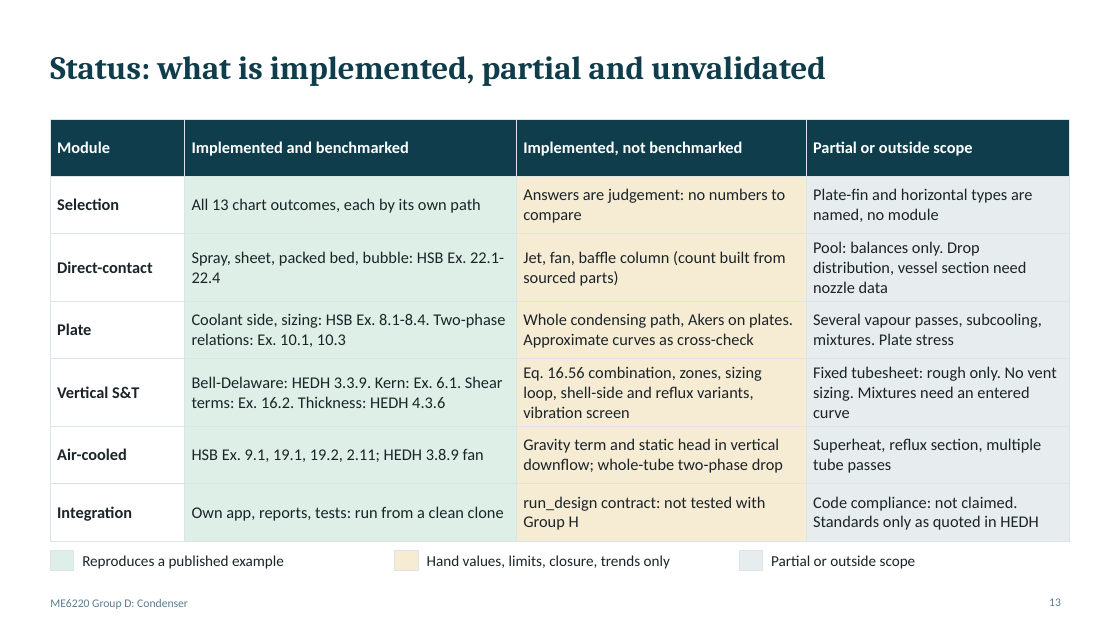
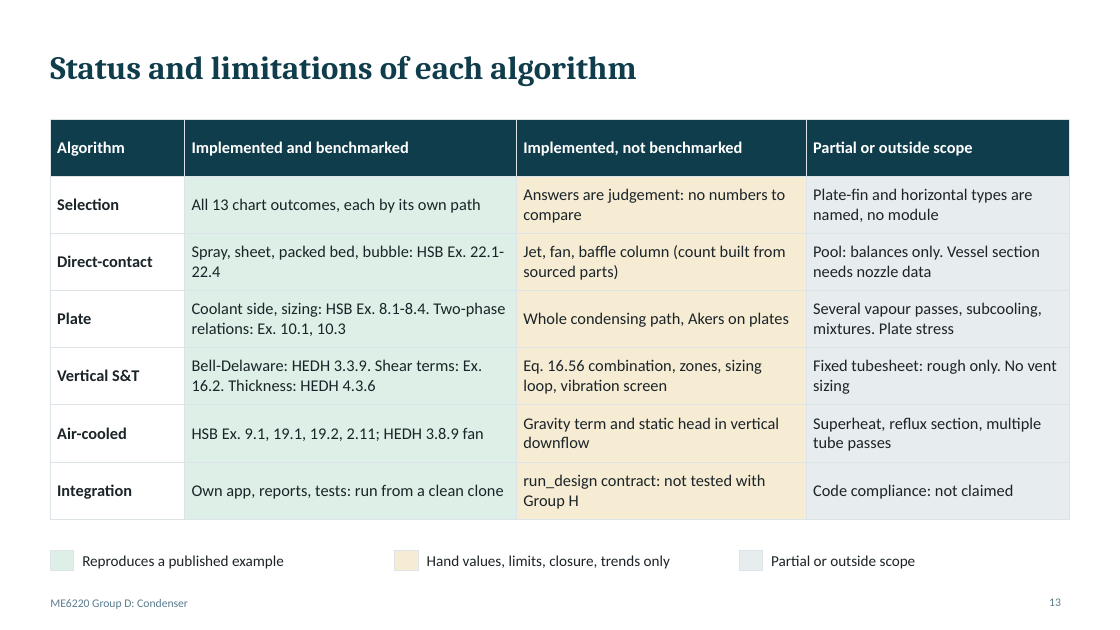
Before and after one commit to Raghav589/condenser-design-app, a slide deck: slide 13 of deliverables/ME6220_Group_D_Condenser.pptx. Drawn at 1120x630 pixels with LibreOffice and Linux fonts; fonts in the diff are those of the drawing. Boxes give left, top, right and bottom in pixels: in the first picture for what was removed or moved away, otherwise in the second. Text is boxed around its words. In the diff, an @@ line names an element or a change of style, - is before the commit and + after.

```diff
--- a/deliverables/ME6220_Group_D_Condenser.pptx
+++ b/deliverables/ME6220_Group_D_Condenser.pptx
@@ title at (50,56,636,86): text changed @@
-Status: what is implemented, partial and unvalidated
+Status and limitations of each algorithm
@@ table at (50,119,1070,513) @@
-row 1, column 1: Module
+row 1, column 1: Algorithm
-row 3, column 4: Pool: balances only. Drop distribution, vessel section need nozzle data
+row 3, column 4: Pool: balances only. Vessel section needs nozzle data
-row 4, column 3: Whole condensing path, Akers on plates. Approximate curves as cross-check
+row 4, column 3: Whole condensing path, Akers on plates
-row 5: Vertical S&T | Bell-Delaware: HEDH 3.3.9. Kern: Ex. 6.1. Shear terms: Ex. 16.2. Thickness: HEDH 4.3.6 | Eq. 16.56 combination, zones, sizing loop, shell-side and reflux variants, vibration screen | Fixed tubesheet: rough only. No vent sizing. Mixtures need an entered curve
+row 5: Vertical S&T | Bell-Delaware: HEDH 3.3.9. Shear terms: Ex. 16.2. Thickness: HEDH 4.3.6 | Eq. 16.56 combination, zones, sizing loop, vibration screen | Fixed tubesheet: rough only. No vent sizing
-row 6, column 3: Gravity term and static head in vertical downflow; whole-tube two-phase drop
+row 6, column 3: Gravity term and static head in vertical downflow
-row 7, column 4: Code compliance: not claimed. Standards only as quoted in HEDH
+row 7, column 4: Code compliance: not claimed
```
Also in this commit, not shown: 11 other slides changed, 8 slides added, 6 slides removed.
